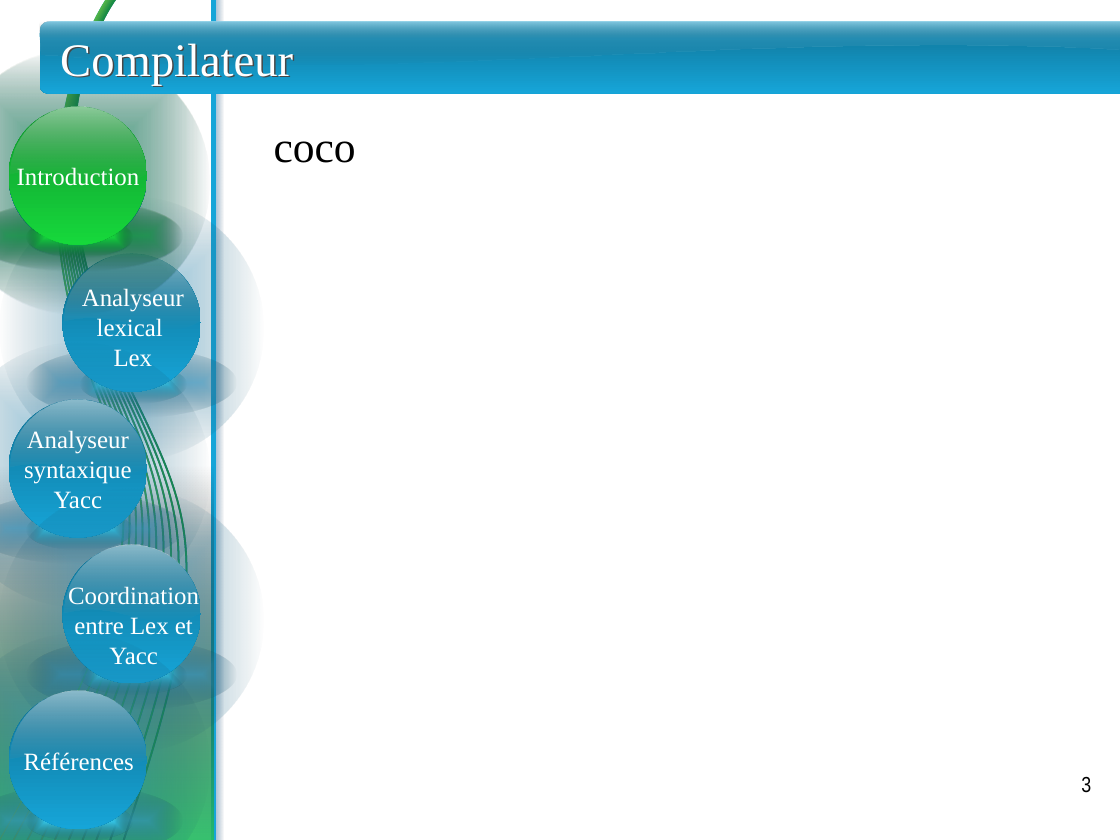
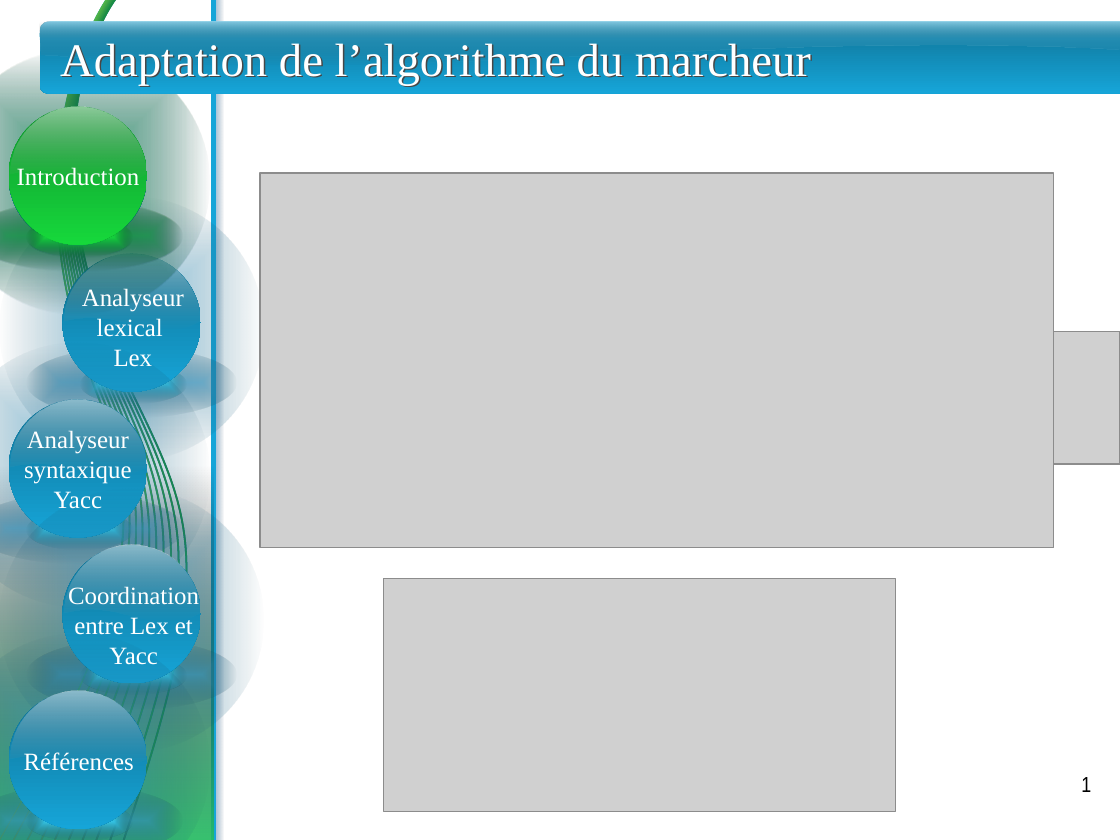
Before and after one commit to sarrabenbrahim/team-war, a slide deck: slide 1 of PFE/Presentation/presentation - Abdelali.pptx (slide 3 before the commit). Drawn at 1120x840 pixels with LibreOffice and Linux fonts; fonts in the diff are those of the drawing; grey boxes stand for pictures. Boxes give left, top, right and bottom in pixels: in the first picture for what was removed or moved away, otherwise in the second. Text is boxed around its words. In the diff, an @@ line names an element or a change of style, - is before the commit and + after.

```diff
--- a/PFE/Presentation/presentation - Abdelali.pptx
+++ b/PFE/Presentation/presentation - Abdelali.pptx
@@ title at [60,43,811,86]: text changed @@
-Compilateur
+Adaptation de l’algorithme du marcheur
@@ text removed at [274,141,356,163] @@
-coco
@@ picture added at [260,174,1054,549] @@
@@ picture added at [1018,332,1120,464] @@
@@ picture added at [384,579,896,812] @@
@@ page number at [1081,777,1091,792]: text changed @@
-3
+1
```
Also in this commit, not shown: 4 other slides changed, 1 slide added, 2 slides removed.
